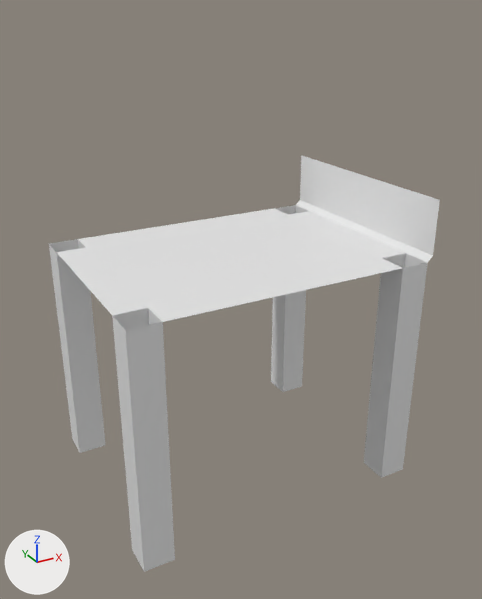
Renders of the Blender file 3d/dog/big-blocks.blend from each side of a commit.
Both versions are drawn from a 50 mm lens placed at (-4.85, -9.16, 4.7), pointed at (0.05, -0.25, 0.25). The lights are fixed; the arrows at lower left show +X, +Y and +Z.
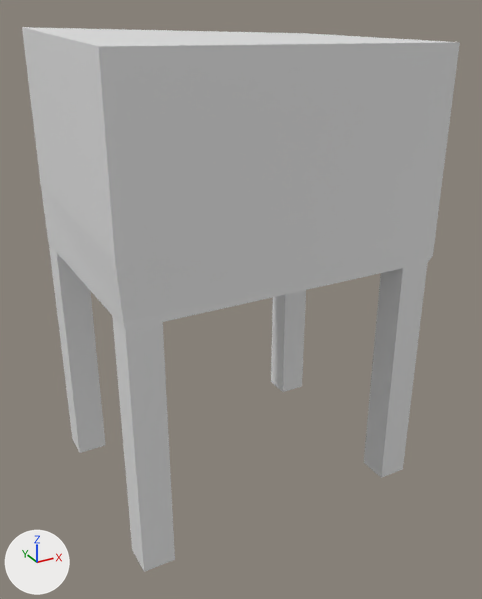
Changed parts and their boxes [x1, y1, x2, y2] in the pictures (482 x 599 px):
'Plane', reshaped (12% wider, 31% taller): before [49, 155, 440, 572]; after [22, 27, 460, 572]
part 1 of me_plane, added: after [22, 27, 460, 330]

What the commit changed:
me_plane is used by ob_plane; location (0.0, 0.0, 0.0).
me_plane had 37 vertices, 58 faces and spanned x -2.5..2.6, y -1.9..1.9, z -3.0..2.0.
me_plane now has 62 vertices, 102 faces and spans x -2.56..2.61, y -1.91..1.9, z -3.0..4.41.
Part 1, on me_plane:
25 vertices are added at x -2.56..2.61, y -1.91..1.9, z 1.11..4.41.
44 new faces join them.
